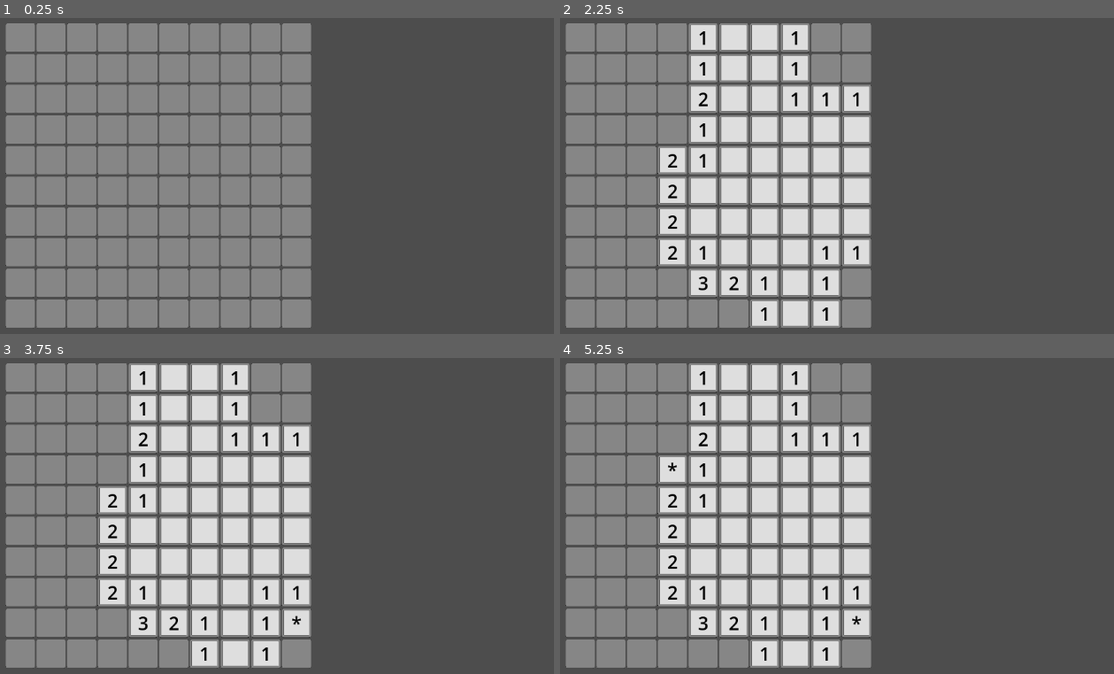
Above: before the commit, frames 1-4 (two rows, left to right).
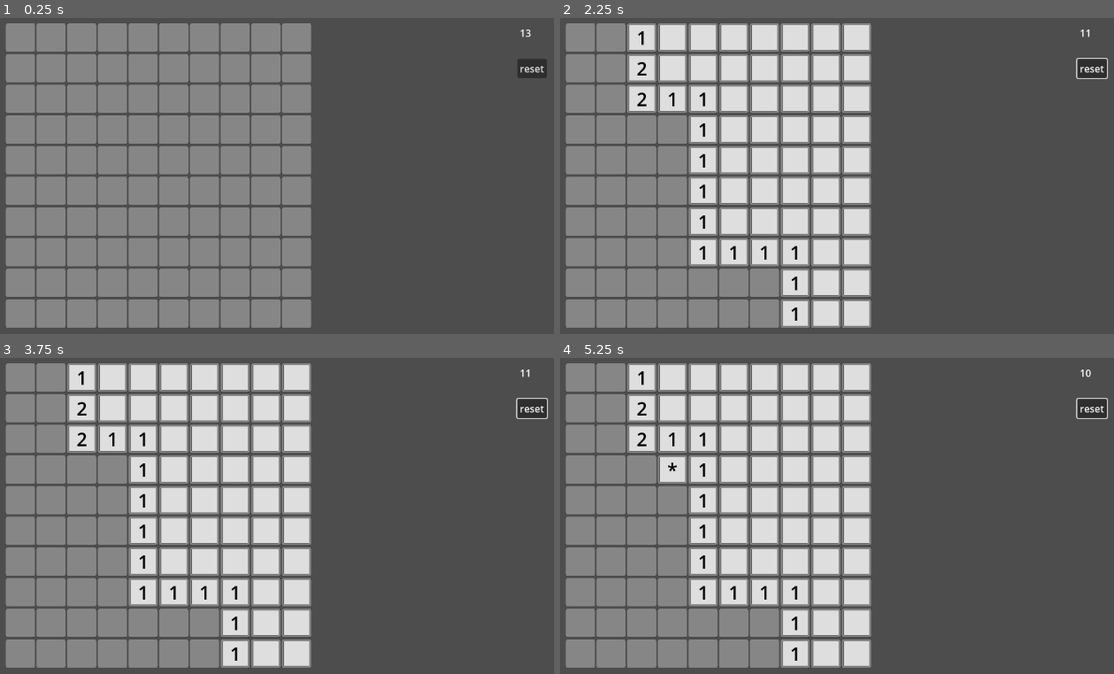
Above: after the commit, the same moments.

Repository: clouds-game/mine
Game: Godot game, scene res://scenes/minesweeper.tscn
Same seed, same stepped clock (60 frames per second), same inputs: the game is played once before the commit and once after it.
Inputs (mouse positions are in pixels of both pictures, inside the frame that each line leads up to):
- Up to frame 1 (0.25 s): no input
- Up to frame 2 (2.25 s): click (1091, 68) at 0.5 s, where only the run after the commit has a clickable "reset"; move the mouse to (1041, 176) at 1.27 s; click (1041, 176) at 1.42 s; move the mouse to (742, 217) at 2.02 s; click (742, 217) at 2.17 s
- Up to frame 3 (3.75 s): move the mouse to (393, 449) at 2.77 s; click (393, 449) at 2.92 s; move the mouse to (288, 617) at 3.52 s; click (288, 617) at 3.67 s
- Up to frame 4 (5.25 s): move the mouse to (1097, 595) at 4.27 s; click (1097, 595) at 4.42 s; move the mouse to (670, 478) at 5.02 s; click (670, 478) at 5.17 s

The runs differ from the first frame. In frame 1, 0.3% of the frame differs, in the area x 93-99%, y 3-20%; in frame 2, 8.3%, in the area x 12-99%, y 2-98%; in frame 3, 7.9%; in frame 4, 7.9%.

Commit message:
feat : add reset and bomb count

Diff:
--- a/scenes/Item.gd
+++ b/scenes/Item.gd
@@ -21,6 +21,7 @@
     $fg.show()
     var d = self.map.map[self.x]
     if d == -1:
+      $data.text = "*"
       $data.show()
     elif d != 0:
       $data.text = str(d)
--- a/scenes/Map.gd
+++ b/scenes/Map.gd
@@ -32,35 +32,65 @@
       t.map = self
       add_child(t)
 
+
 # Called every frame. 'delta' is the elapsed time since the previous frame.
+
+func map_generate():
+  map = Array()
+  cover = Array()
+  for c in col+2:
+    map.append(-2)
+    cover.append(-2)
+  for r in row:
+    map.append(-2)
+    cover.append(-2)
+    for c in col:
+      var i = 0
+      if randf_range(0, 1) < 0.1:
+        i = -1  # -1 代表雷
+      map.append(i)
+      cover.append(0)
+    map.append(-2)
+    cover.append(-2)
+  for c in col+2:
+    map.append(-2)
+    cover.append(-2)
+  for r in row:
+    for c in col:
+      var x = (r+1) * (col+2) + c+1
+      if map[x] != 0:
+        continue
+      for t in direction:
+        if map[x+t] == -1:
+          map[x] += 1
+  generated = true
+  print(len(map), map)
+
+
+func show_left_boom():
+  var total = 0
+  for r in row:
+    for c in col:
+      var x = (r+1) * (col+2) + c+1
+      if self.map[x] == -1 and self.cover[x]== 0:
+        total +=1
+  #print(total)
+  get_node("%Label").set_text(str(total))
+
 func _process(_delta):
   if not generated:
-    map = Array()
-    cover = Array()
-    for c in col+2:
-      map.append(-2)
-      cover.append(-2)
-    for r in row:
-      map.append(-2)
-      cover.append(-2)
-      for c in col:
-        var i = 0
-        if randf_range(0, 1) < 0.1:
-          i = -1
-        map.append(i)
-        cover.append(0)
-      map.append(-2)
-      cover.append(-2)
-    for c in col+2:
-      map.append(-2)
-      cover.append(-2)
-    for r in row:
-      for c in col:
-        var x = (r+1) * (col+2) + c+1
-        if map[x] != 0:
-          continue
-        for t in direction:
-          if map[x+t] == -1:
-            map[x] += 1
-    generated = true
-    print(len(map), map)
+    map_generate()
+  show_left_boom()
+
+
+
+
+
+func _on_button_pressed():
+  print("click")
+  var children = self.get_children()
+  print(len(children))
+  for child in children:
+    child.get_node("fg").hide()
+    child.get_node("data").text = ""
+  generated = false
--- a/scenes/minesweeper.tscn
+++ b/scenes/minesweeper.tscn
@@ -7,3 +7,32 @@
 [node name="Map" type="Node2D" parent="."]
 position = Vector2(54, 40)
 script = ExtResource("1_iir5b")
+
+[node name="Control" type="Control" parent="."]
+layout_mode = 3
+anchors_preset = 0
+offset_left = 906.0
+offset_top = 111.0
+offset_right = 945.0
+offset_bottom = 131.0
+
+[node name="Label" type="Label" parent="Control"]
+unique_name_in_owner = true
+layout_mode = 0
+offset_left = -13.0
+offset_top = -65.0
+offset_right = 27.0
+offset_bottom = -39.0
+text = "test
+"
+
+[node name="Button" type="Button" parent="Control"]
+unique_name_in_owner = true
+layout_mode = 2
+offset_left = -17.0
+offset_top = -11.0
+offset_right = 31.0
+offset_bottom = 20.0
+text = "reset"
+
+[connection signal="pressed" from="Control/Button" to="Map" method="_on_button_pressed"]
